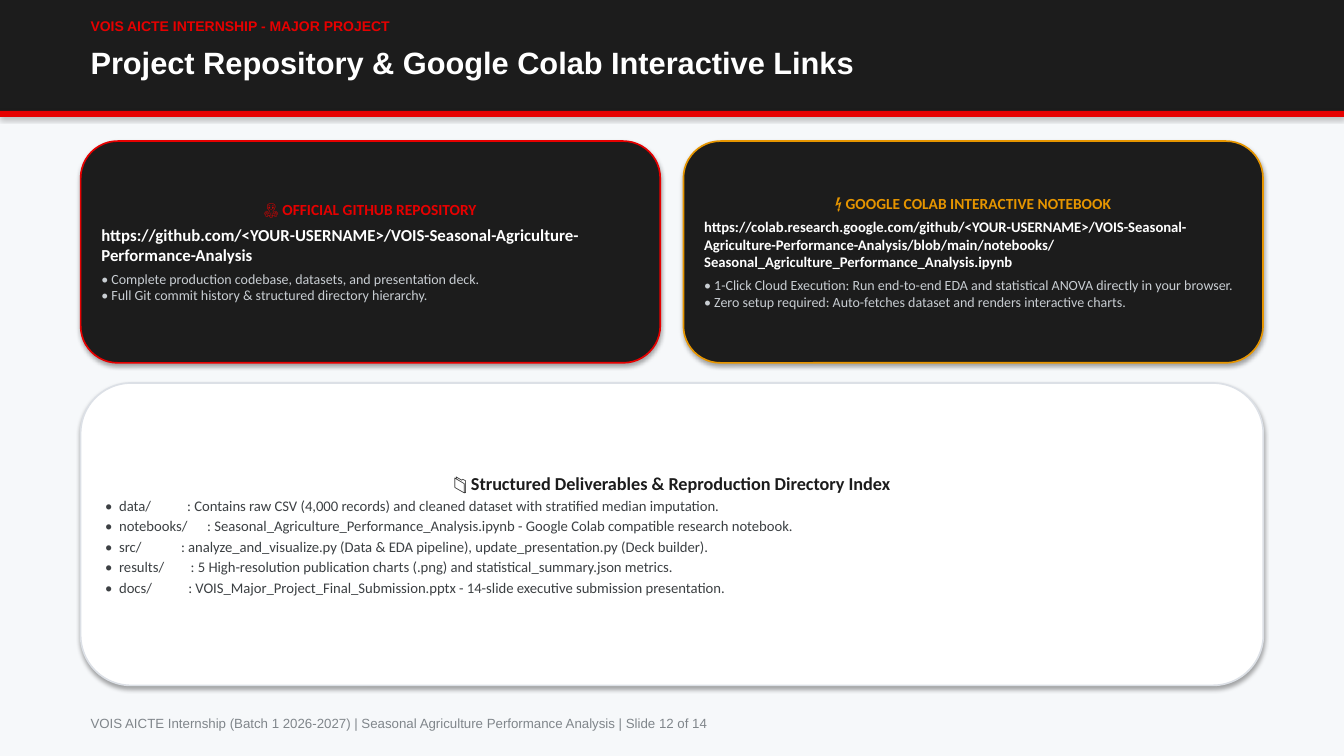
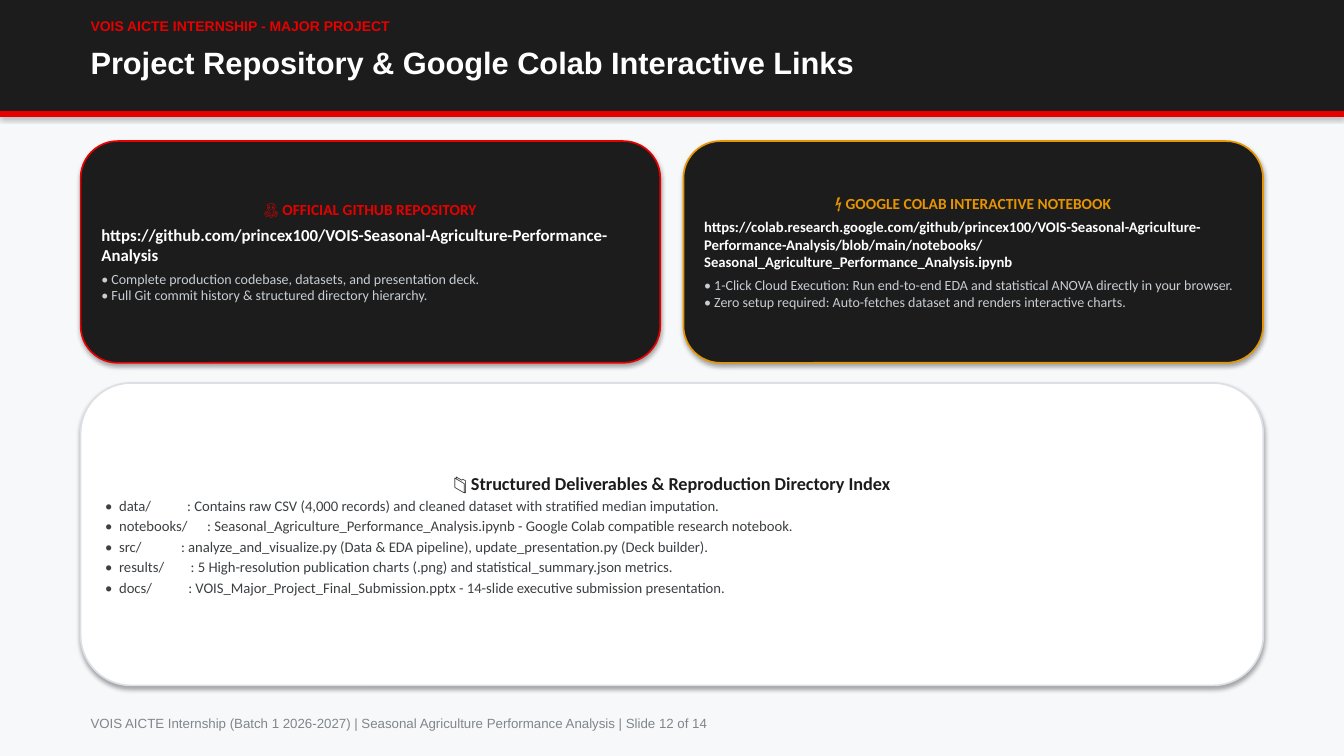
Before and after one commit to princex100/VOIS-Seasonal-Agriculture-Performance-Analysis, a slide deck: slide 12 of docs/VOIS_Major_Project_Final_Submission.pptx. Drawn at 1344x756 pixels with LibreOffice and Linux fonts; fonts in the diff are those of the drawing. Boxes give left, top, right and bottom in pixels: in the first picture for what was removed or moved away, otherwise in the second. Text is boxed around its words. In the diff, an @@ line names an element or a change of style, - is before the commit and + after.

Commit message:
feat: replace placeholder username with princex100 in Colab links, notebook, PPT and README

```diff
--- a/docs/VOIS_Major_Project_Final_Submission.pptx
+++ b/docs/VOIS_Major_Project_Final_Submission.pptx
@@ text in rounded rectangle at box(101, 229, 607, 264): text changed @@
-https://github.com/<YOUR-USERNAME>/VOIS-Seasonal-Agriculture-Performance-Analysis
+https://github.com/princex100/VOIS-Seasonal-Agriculture-Performance-Analysis
@@ text in rounded rectangle at box(704, 221, 1201, 270): text changed @@
-https://colab.research.google.com/github/<YOUR-USERNAME>/VOIS-Seasonal-Agriculture-Performance-Analysis/blob/main/notebooks/Seasonal_Agriculture_Performance_Analysis.ipynb
+https://colab.research.google.com/github/princex100/VOIS-Seasonal-Agriculture-Performance-Analysis/blob/main/notebooks/Seasonal_Agriculture_Performance_Analysis.ipynb
```
Also in this commit, not shown: 4 other files.
